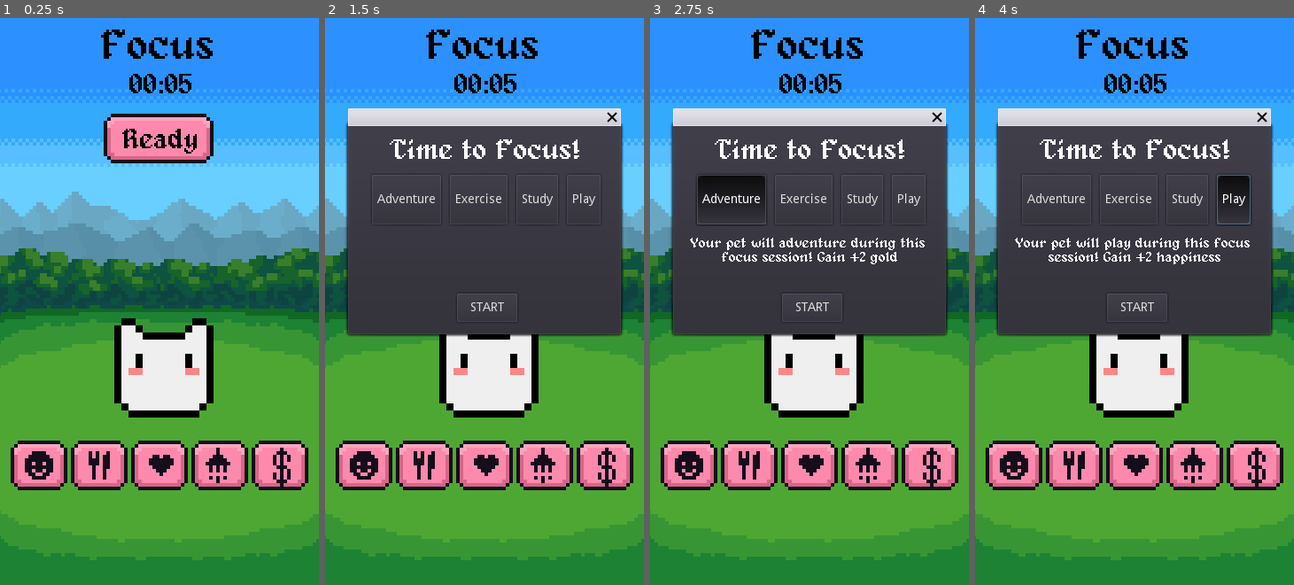
Above: before the commit, frames 1-4 (left to right).
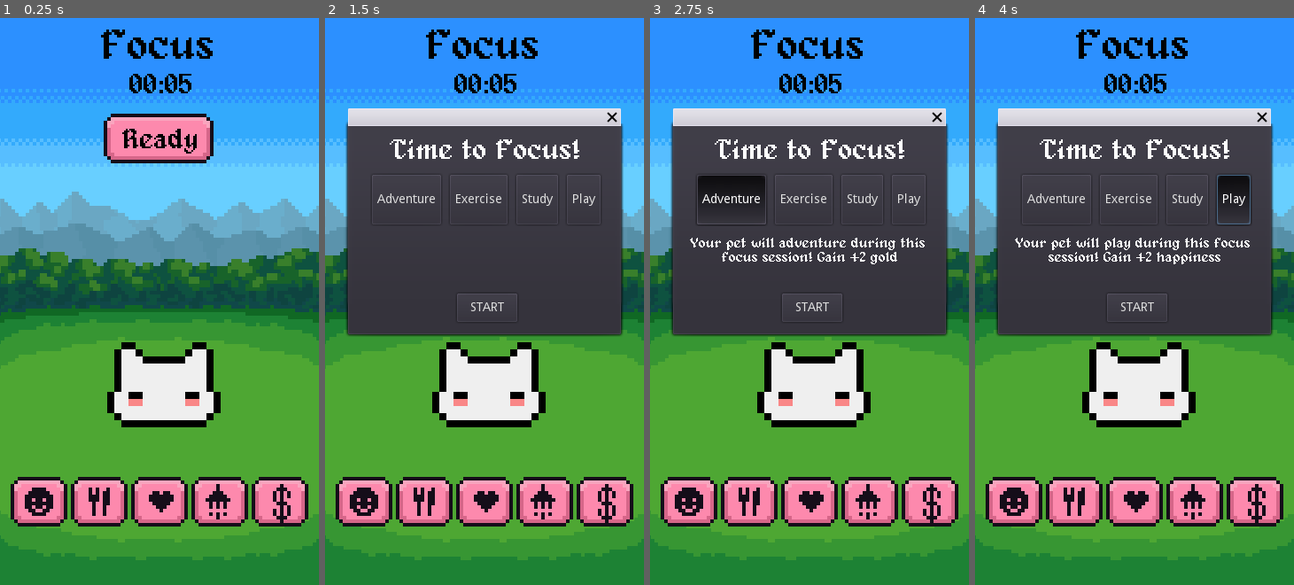
Above: after the commit, the same moments.

Repository: Sleeping-Robot-Games/Pomogotchi
Game: Godot game, scene res://scenes/Main.tscn
Two runs of this game, one before a commit and one after it. Both use one fixed random seed, a clock stepped at 60 frames per second and the inputs below.
Inputs (mouse positions are in pixels of both pictures, inside the frame that each line leads up to):
- Up to frame 1 (0.25 s): no input
- Up to frame 2 (1.5 s): click (484, 137) at 0.5 s; click (484, 137) at 1.25 s
- Up to frame 3 (2.75 s): click "Adventure" at 2 s
- Up to frame 4 (4 s): click "Adventure" at 2.75 s; click "Play" at 3.5 s

The runs differ from the first frame. In frame 1, 16% of the frame differs, in the area x 3-97%, y 52-90%; in frame 2, 16%; in frame 3, 16%; in frame 4, 16%.

Commit message:
Adjust buttons at bottom of main

Diff:
--- a/scenes/Main.tscn
+++ b/scenes/Main.tscn
@@ -1091,57 +1091,55 @@
 scroll_active = false
 
 [node name="Sprite" type="AnimatedSprite" parent="Main"]
-position = Vector2( 179, 389 )
+position = Vector2( 179, 400 )
 scale = Vector2( 8, 8 )
 frames = SubResource( 1 )
+frame = 1
 speed_scale = 0.5
 playing = true
 offset = Vector2( 0.799999, -0.199997 )
 
 [node name="TaskContainer" type="HBoxContainer" parent="Main"]
 margin_left = -4.0
-margin_top = 473.0
+margin_top = 514.0
 margin_right = 88.0
-margin_bottom = 550.0
+margin_bottom = 531.0
 rect_scale = Vector2( 4, 4 )
 custom_constants/separation = 1
 alignment = 1
-__meta__ = {
-"_edit_use_anchors_": false
-}
 
 [node name="Profile" type="TextureButton" parent="Main/TaskContainer"]
 margin_left = 4.0
 margin_right = 20.0
-margin_bottom = 77.0
+margin_bottom = 17.0
 texture_normal = ExtResource( 17 )
 texture_pressed = ExtResource( 20 )
 
 [node name="Button2" type="TextureButton" parent="Main/TaskContainer"]
 margin_left = 21.0
 margin_right = 37.0
-margin_bottom = 77.0
+margin_bottom = 17.0
 texture_normal = ExtResource( 18 )
 texture_pressed = ExtResource( 24 )
 
 [node name="Button3" type="TextureButton" parent="Main/TaskContainer"]
 margin_left = 38.0
 margin_right = 54.0
-margin_bottom = 77.0
+margin_bottom = 17.0
 texture_normal = ExtResource( 19 )
 texture_pressed = ExtResource( 22 )
 
 [node name="Button4" type="TextureButton" parent="Main/TaskContainer"]
 margin_left = 55.0
 margin_right = 71.0
-margin_bottom = 77.0
+margin_bottom = 17.0
 texture_normal = ExtResource( 15 )
 texture_pressed = ExtResource( 21 )
 
 [node name="Button5" type="TextureButton" parent="Main/TaskContainer"]
 margin_left = 72.0
 margin_right = 88.0
-margin_bottom = 77.0
+margin_bottom = 17.0
 texture_normal = ExtResource( 16 )
 texture_pressed = ExtResource( 26 )
 
